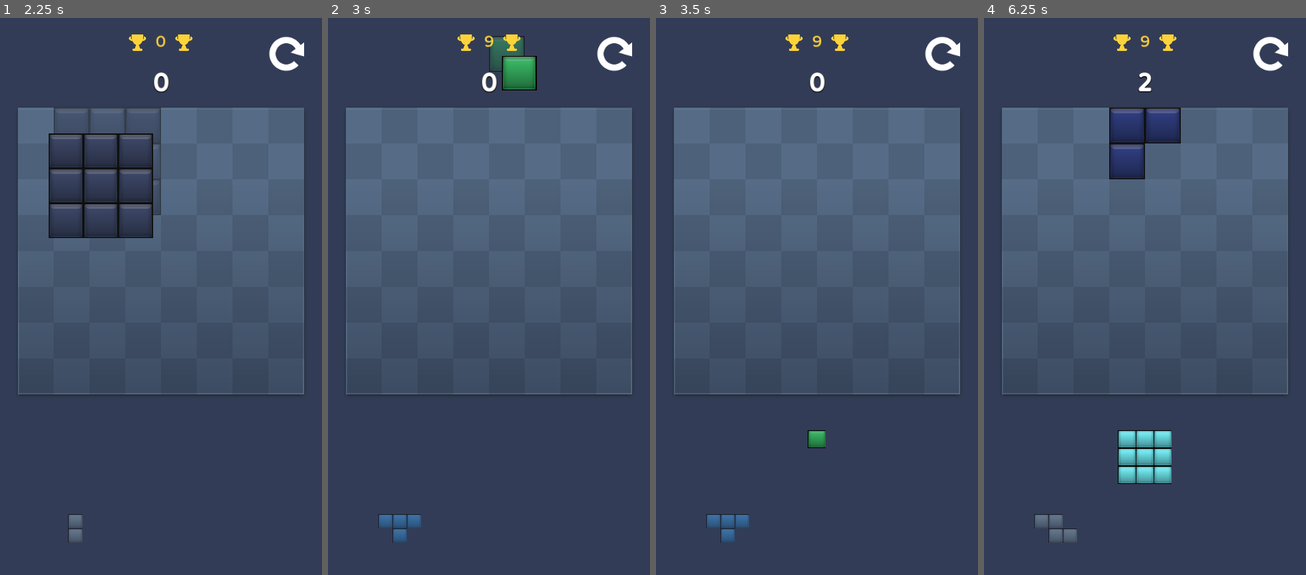
Above: before the commit, frames 1-4 (left to right).
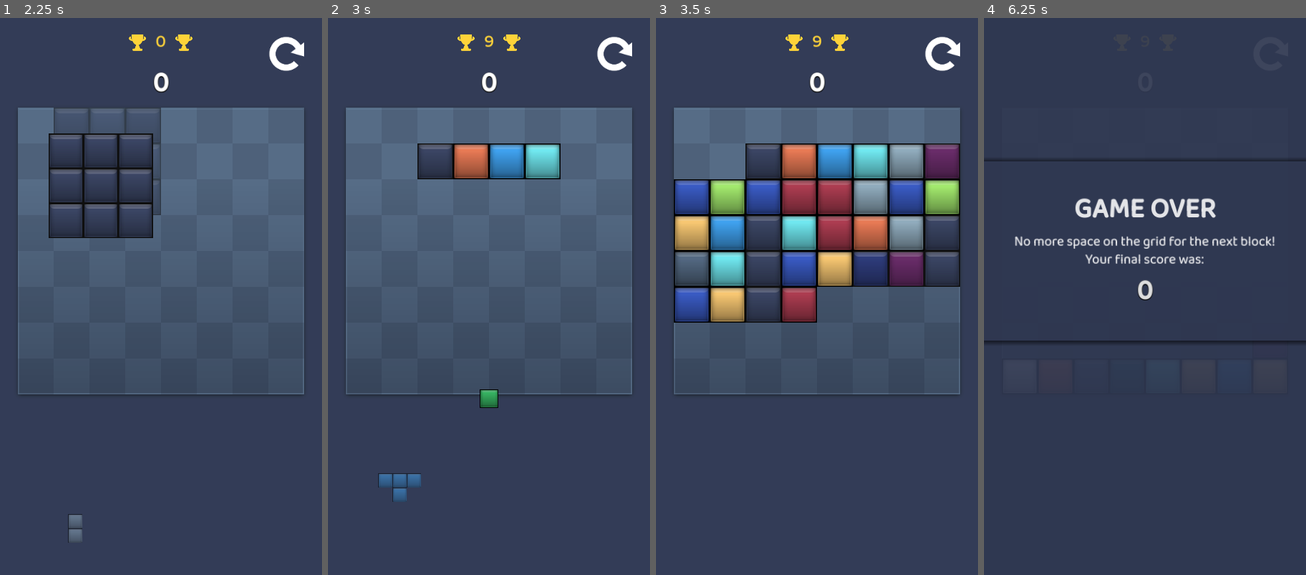
Above: after the commit, the same moments.

Repository: Revelnaut/blokki
Game: Godot game, scene res://intro.tscn
Two runs of this game, one before a commit and one after it. Both use one fixed random seed, a clock stepped at 60 frames per second and the inputs below.
Inputs (mouse positions are in pixels of both pictures, inside the frame that each line leads up to):
- Up to frame 1 (2.25 s): tap Enter at 0.5 s; move the mouse to (231, 274) at 0.52 s; hold Up 0.53-1.25 s; tap Space at 0.6, 0.77, 1.07, 2, 2.1 s; click (231, 274) at 0.67 s; click (286, 51) at 1.25 s; move the mouse to (96, 335) at 2.02 s; hold Down from 2.03 s (still down); click (96, 335) at 2.17 s
- Up to frame 2 (3 s): tap Space at 2.27, 2.57, 2.85 s; tap Enter at 2.75 s; move the mouse to (521, 179) at 2.77 s; release Down at 2.78 s; hold Up from 2.78 s (still down); click (521, 179) at 2.92 s
- Up to frame 3 (3.5 s): keep holding Up
- Up to frame 4 (6.25 s): move the mouse to (1128, 419) at 3.52 s; tap Space at 3.6, 3.77, 4.07, 4.35, 4.52, 4.82, 5.1, 5.27, 5.57, 5.85 s; click (1128, 419) at 3.67 s; move the mouse to (1241, 391) at 4.27 s; release Up at 4.28 s; hold Down from 4.28 s (still down); click (1241, 391) at 4.42 s; move the mouse to (1048, 218) at 5.02 s; click (1048, 218) at 5.17 s; move the mouse to (1161, 302) at 5.77 s; click (1161, 302) at 5.92 s

Frame 1 is identical in both runs. In frame 2, 4.9% of the frame differs, in the area x 15-73%, y 3-95%; in frame 3, 23%; in frame 4, 38%, in the area x 0-100%, y 2-95%.

Commit message:
Add game over animation

Diff:
--- a/main.gd
+++ b/main.gd
@@ -6,7 +6,11 @@
 @onready var next_pattern = %NextPattern
 @onready var next_pattern_2 = %NextPattern2
 
-var input_enabled = true
+var force_game_over = false
+var clearing_timer: float = 0
+var clearing_board = false
+var clear_position: Vector2i
+var clear_callback
 
 var high_score: int:
 	set(value):
@@ -36,9 +40,16 @@
 var click_position: Vector2
 var pattern_rect: Rect2i
 
+var input_enabled: bool:
+	set(value):
+		input_enabled = value
+		if value == false:
+			placing_pattern = false
+
 func _ready():
 	Global.load_game()
 	new_game()
+	input_enabled = true
 
 func _process(delta):
 	update_placing_position(get_global_mouse_position())
@@ -46,9 +57,15 @@
 	# Update score labels
 	visible_score = lerp(visible_score, float(score), 0.1)
 	visible_high_score = lerp(visible_high_score, float(high_score), 0.1)
+	if clearing_board:
+		clearing_timer += delta
+		if clearing_timer > 0.01:
+			clearing_timer = 0
+			_clear_board_process()
 
 func update_placing_grid():
 	%Grid.clear_layer(1)
+	#if input_enabled:
 	if placing_pattern:
 		%NextPattern.global_position = lerp(%NextPattern.global_position, placing_position, 0.5)
 		%NextPattern.scale = lerp(%NextPattern.scale, Vector2(1, 1), 0.5)
@@ -58,6 +75,18 @@
 		%NextPattern.scale = lerp(%NextPattern.scale, Vector2(0.5, 0.5), 0.5)
 
 func _unhandled_input(event):
+	if event is InputEventKey:
+		if event.pressed:
+			if event.keycode == KEY_DOWN:
+				generate_random_pattern()
+			if event.keycode == KEY_UP:
+				new_game()
+			if event.keycode == KEY_SPACE:
+				force_game_over = true
+
+	if input_enabled == false:
+		return
+
 	var global_mouse_position = get_global_mouse_position()
 	# We have to update the grid's layer 1 here to avoid accidentally placing blocks on top
 	# of each other in the next frame when the grid is updated
@@ -76,13 +105,6 @@
 					place_pattern()
 			placing_pattern = event.pressed
 
-	if event is InputEventKey:
-		if event.pressed:
-			if event.keycode == KEY_DOWN:
-				generate_random_pattern()
-			if event.keycode == KEY_UP:
-				new_game()
-
 func update_placing_position(position: Vector2):
 	placing_position = position - Vector2(0, 200)
 	placing_position -= Vector2(pattern_rect.size.x * Global.BLOCK_SIZE.x / 2, pattern_rect.size.y * Global.BLOCK_SIZE.y)
@@ -102,6 +124,7 @@
 	visible_high_score = high_score
 
 	%NextPattern.position = get_pattern_default_position()
+	%NextContainer.visible = true
 
 	%GameOverPanel.visible = false
 
@@ -212,15 +235,17 @@
 
 	%Grid.set_pattern(0, get_placing_position_on_grid_map(), get_pattern_of_next())
 
-	ap.speed_scale = 0.5
 	ap.play("boing")
 
 	score += new_used_cells.size()
 
 	remove_complete_lines()
 	generate_random_pattern()
-	if is_game_over():
-		game_over()
+
+	if is_game_over() or force_game_over:
+		force_game_over = false
+		input_enabled = false
+		%GameOverTimer.start()
 
 func _on_newgame_button_pressed():
 	new_game()
@@ -228,9 +253,29 @@
 func _on_settings_button_pressed():
 	pass # Replace with function body.
 
-func game_over():
+func open_game_over_panel():
 	%GameOverScore.text = str(score)
 	%GameOverPanel.visible = true
+	input_enabled = true
+
+func clear_board(callback):
+	clear_position = Vector2i(0, 0)
+	clear_callback = callback
+	clearing_board = true
+
+func _clear_board_process():
+	var atlas_coordinate = Vector2i(randi_range(0, 3), randi_range(0, 3))
+	%Grid.set_cell(0, clear_position, 1, atlas_coordinate)
+
+	clear_position.x += 1
+	if clear_position.x == 8:
+		clear_position.y += 1
+		clear_position.x = 0
+
+	if clear_position.y == 8:
+		input_enabled = true
+		clearing_board = false
+		clear_callback.call()
 
 func is_game_over():
 	var pattern_size = get_pattern_of_next().get_size()
@@ -249,3 +294,14 @@
 			if free_space:
 				return false
 	return true
+
+
+func _on_animation_player_animation_finished(anim_name):
+	if anim_name == "game_over_next_block":
+		%NextContainer.visible = false
+		ap.stop()
+
+
+func _on_game_over_timer_timeout():
+	ap.play("game_over_next_block")
+	clear_board(open_game_over_panel)
--- a/main.tscn
+++ b/main.tscn
@@ -6,43 +6,17 @@
 [ext_resource type="Script" path="res://ui/settings_button.gd" id="3_id6mp"]
 [ext_resource type="Texture2D" uid="uid://dvc8mh3n1n8lb" path="res://ui/reload.png" id="4_pj028"]
 [ext_resource type="PackedScene" uid="uid://d1tltniwtlxa1" path="res://background/grid_polygons.tscn" id="4_v7h3p"]
-[ext_resource type="Script" path="res://camera.gd" id="5_ec6j4"]
 [ext_resource type="Script" path="res://ui/reload_button.gd" id="5_go2cy"]
 [ext_resource type="Texture2D" uid="uid://dcndrm085a0jl" path="res://ui/trophy.png" id="7_shme8"]
 [ext_resource type="Script" path="res://bottom.gd" id="8_4pu4n"]
 [ext_resource type="TileSet" uid="uid://dpblb468s02nk" path="res://block/block_tileset.tres" id="8_p11fo"]
-
-[sub_resource type="FontVariation" id="FontVariation_trqdd"]
-base_font = ExtResource("2_ovkuy")
-variation_embolden = 1.0
-
-[sub_resource type="LabelSettings" id="LabelSettings_talrs"]
-font = SubResource("FontVariation_trqdd")
-font_size = 48
-
-[sub_resource type="LabelSettings" id="LabelSettings_gsabr"]
-font_size = 24
-
-[sub_resource type="FontVariation" id="FontVariation_31arl"]
-variation_embolden = 1.0
-
-[sub_resource type="LabelSettings" id="LabelSettings_fg6iu"]
-font = SubResource("FontVariation_31arl")
-font_size = 48
-shadow_size = 3
-shadow_color = Color(0, 0, 0, 1)
-shadow_offset = Vector2(0, 1)
-
-[sub_resource type="LabelSettings" id="LabelSettings_1sgk7"]
-font_size = 32
-font_color = Color(0.996078, 0.827451, 0.223529, 1)
 
 [sub_resource type="Animation" id="Animation_qojdv"]
 length = 0.001
 tracks/0/type = "value"
 tracks/0/imported = false
 tracks/0/enabled = true
-tracks/0/path = NodePath(".:scale")
+tracks/0/path = NodePath("Game/GridContainer:scale")
 tracks/0/interp = 1
 tracks/0/loop_wrap = true
 tracks/0/keys = {
@@ -51,32 +25,96 @@
 "update": 0,
 "values": [Vector2(1, 1)]
 }
+tracks/1/type = "value"
+tracks/1/imported = false
+tracks/1/enabled = true
+tracks/1/path = NodePath("Game/NextContainer:position")
+tracks/1/interp = 1
+tracks/1/loop_wrap = true
+tracks/1/keys = {
+"times": PackedFloat32Array(0),
+"transitions": PackedFloat32Array(1),
+"update": 0,
+"values": [Vector2(0, 576)]
+}
 
 [sub_resource type="Animation" id="Animation_orfpo"]
 resource_name = "boing"
-length = 0.1
+length = 0.2
 step = 0.01
 tracks/0/type = "value"
 tracks/0/imported = false
 tracks/0/enabled = true
-tracks/0/path = NodePath(".:scale")
+tracks/0/path = NodePath("Game/GridContainer:scale")
 tracks/0/interp = 2
 tracks/0/loop_wrap = true
 tracks/0/keys = {
-"times": PackedFloat32Array(0, 0.05, 0.1),
+"times": PackedFloat32Array(0, 0.1, 0.2),
 "transitions": PackedFloat32Array(0.103527, 1, 2.54912),
 "update": 0,
 "values": [Vector2(1, 1), Vector2(0.99, 0.99), Vector2(1, 1)]
 }
 
+[sub_resource type="Animation" id="Animation_bxwgd"]
+resource_name = "game_over_next_block"
+tracks/0/type = "value"
+tracks/0/imported = false
+tracks/0/enabled = true
+tracks/0/path = NodePath("Game/NextContainer:position")
+tracks/0/interp = 2
+tracks/0/loop_wrap = true
+tracks/0/keys = {
+"times": PackedFloat32Array(0, 0.2, 1),
+"transitions": PackedFloat32Array(1, 1, 1),
+"update": 0,
+"values": [Vector2(0, 576), Vector2(0, 500), Vector2(0, 2000)]
+}
+
 [sub_resource type="AnimationLibrary" id="AnimationLibrary_munat"]
 _data = {
 "RESET": SubResource("Animation_qojdv"),
-"boing": SubResource("Animation_orfpo")
-}
+"boing": SubResource("Animation_orfpo"),
+"game_over_next_block": SubResource("Animation_bxwgd")
+}
+
+[sub_resource type="FontVariation" id="FontVariation_trqdd"]
+base_font = ExtResource("2_ovkuy")
+variation_embolden = 1.0
+
+[sub_resource type="LabelSettings" id="LabelSettings_talrs"]
+font = SubResource("FontVariation_trqdd")
+font_size = 48
+
+[sub_resource type="LabelSettings" id="LabelSettings_gsabr"]
+font_size = 24
+
+[sub_resource type="FontVariation" id="FontVariation_31arl"]
+variation_embolden = 1.0
+
+[sub_resource type="LabelSettings" id="LabelSettings_fg6iu"]
+font = SubResource("FontVariation_31arl")
+font_size = 48
+shadow_size = 3
+shadow_color = Color(0, 0, 0, 1)
+shadow_offset = Vector2(0, 1)
+
+[sub_resource type="LabelSettings" id="LabelSettings_1sgk7"]
+font_size = 32
+font_color = Color(0.996078, 0.827451, 0.223529, 1)
 
 [node name="Main" type="Node2D"]
 script = ExtResource("1_y1t4q")
+
+[node name="GameOverTimer" type="Timer" parent="."]
+unique_name_in_owner = true
+wait_time = 0.5
+one_shot = true
+
+[node name="AnimationPlayer" type="AnimationPlayer" parent="."]
+unique_name_in_owner = true
+libraries = {
+"": SubResource("AnimationLibrary_munat")
+}
 
 [node name="CanvasLayer2" type="CanvasLayer" parent="."]
 layer = 3
@@ -260,12 +298,6 @@
 [node name="GridContainer" parent="Game" instance=ExtResource("4_v7h3p")]
 unique_name_in_owner = true
 position = Vector2(288, 290)
-
-[node name="AnimationPlayer" type="AnimationPlayer" parent="Game/GridContainer"]
-unique_name_in_owner = true
-libraries = {
-"": SubResource("AnimationLibrary_munat")
-}
 
 [node name="Grid" type="TileMap" parent="Game/GridContainer"]
 unique_name_in_owner = true
@@ -288,37 +320,39 @@
 layer_2/z_index = 0
 layer_2/tile_data = PackedInt32Array()
 
-[node name="NextPattern" type="TileMap" parent="Game"]
-unique_name_in_owner = true
-position = Vector2(288, 608)
+[node name="NextContainer" type="Node2D" parent="Game"]
+unique_name_in_owner = true
+position = Vector2(0, 576)
+
+[node name="NextPattern" type="TileMap" parent="Game/NextContainer"]
+unique_name_in_owner = true
+position = Vector2(288, 32)
+scale = Vector2(0.5, 0.5)
 tile_set = ExtResource("8_p11fo")
 cell_quadrant_size = 8
 format = 2
-
-[node name="NextPattern2" type="TileMap" parent="Game"]
+layer_0/tile_data = PackedInt32Array(0, 1, 0, 65536, 1, 0, 65537, 1, 0, 131073, 1, 0)
+
+[node name="NextPattern2" type="TileMap" parent="Game/NextContainer"]
 unique_name_in_owner = true
 self_modulate = Color(1, 1, 1, 0.501961)
-position = Vector2(289, 608)
+position = Vector2(288, 32)
 tile_set = ExtResource("8_p11fo")
 cell_quadrant_size = 8
 format = 2
 
-[node name="NextPatternDefaultPosition" type="Marker2D" parent="Game"]
-unique_name_in_owner = true
-position = Vector2(288, 608)
+[node name="NextPatternDefaultPosition" type="Marker2D" parent="Game/NextContainer"]
+unique_name_in_owner = true
+position = Vector2(288, 32)
 
 [node name="Camera" type="Camera2D" parent="Game"]
 unique_name_in_owner = true
 position = Vector2(288, 320)
 ignore_rotation = false
 limit_top = 0
-script = ExtResource("5_ec6j4")
-
-[node name="ShakeTimer" type="Timer" parent="Game/Camera"]
-unique_name_in_owner = true
-wait_time = 0.1
-one_shot = true
-
+
+[connection signal="timeout" from="GameOverTimer" to="." method="_on_game_over_timer_timeout"]
+[connection signal="animation_finished" from="AnimationPlayer" to="." method="_on_animation_player_animation_finished"]
 [connection signal="pressed" from="CanvasLayer2/GameOverPanel/TextureButton" to="." method="_on_newgame_button_pressed"]
 [connection signal="button_down" from="CanvasLayer/Top/SettingsButton" to="CanvasLayer/Top/SettingsButton" method="_on_button_down"]
 [connection signal="button_up" from="CanvasLayer/Top/SettingsButton" to="CanvasLayer/Top/SettingsButton" method="_on_button_up"]
@@ -326,4 +360,3 @@
 [connection signal="button_down" from="CanvasLayer/Top/ReloadButton" to="CanvasLayer/Top/ReloadButton" method="_on_button_down"]
 [connection signal="button_up" from="CanvasLayer/Top/ReloadButton" to="CanvasLayer/Top/ReloadButton" method="_on_button_up"]
 [connection signal="pressed" from="CanvasLayer/Top/ReloadButton" to="." method="_on_newgame_button_pressed"]
-[connection signal="timeout" from="Game/Camera/ShakeTimer" to="Game/Camera" method="_on_shake_timer_timeout"]
Renamed: export_presets.cfg -> block/export_presets.cfg
